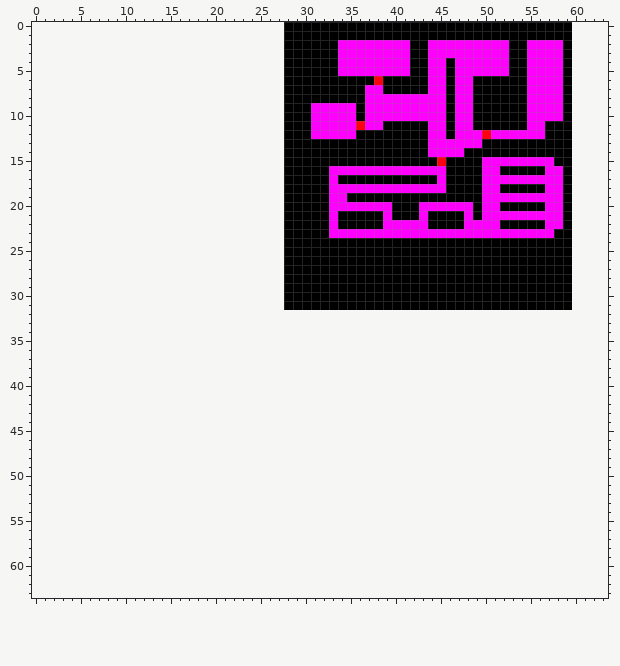
Pixel-art sprite: res/bitmaps/level1.png. Above, as it was before the edit.
The file is 32x32 pixels. The old version is drawn lined up with the new one, on the new canvas.
After:
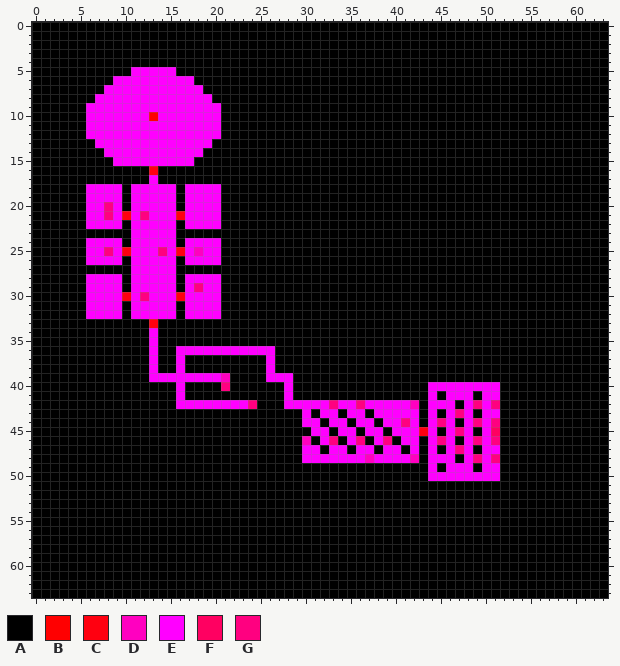
Palette (. is transparent): A #000000  B #ff0001  C #ff0010  D #ff00c0  E #ff00ff  F #ff0061  G #ff0080
Edits made:
canvas 32x32 -> 64x64, the old top-left corner now at 28,0
Changed rows in their new state; - is an unchanged pixel.
first column x 0:
 0 AAAAAAAAAAAAAAAAAAAAAAAAAAAA--------------------------------AAAA
 1 AAAAAAAAAAAAAAAAAAAAAAAAAAAA--------------------------------AAAA
 2 AAAAAAAAAAAAAAAAAAAAAAAAAAAA------AAAAAAAA--AAAAAAAAA--AAAA-AAAA
 3 AAAAAAAAAAAAAAAAAAAAAAAAAAAA------AAAAAAAA--AAAAAAAAA--AAAA-AAAA
 4 AAAAAAAAAAAAAAAAAAAAAAAAAAAA------AAAAAAAA--AA-AAAAAA--AAAA-AAAA
 5 AAAAAAAAAAAEEEEEAAAAAAAAAAAA------AAAAAAAA--AA-AAAAAA--AAAA-AAAA
 6 AAAAAAAAAEEEEEEEEEAAAAAAAAAA----------A-----AA-AA------AAAA-AAAA
 7 AAAAAAAAEEEEEEEEEEEAAAAAAAAA---------AA-----AA-AA------AAAA-AAAA
 8 AAAAAAAEEEEEEEEEEEEEAAAAAAAA---------AAAAAAAAA-AA------AAAA-AAAA
 9 AAAAAAEEEEEEEEEEEEEEEAAAAAAA---AAAAA-AAAAAAAAA-AA------AAAA-AAAA
10 AAAAAAEEEEEEEBEEEEEEEAAAAAAA---AAAAA-AAAAAAAAA-AA------AAAA-AAAA
11 AAAAAAEEEEEEEEEEEEEEEAAAAAAA---AAAAAAAA-----AA-AA------AA---AAAA
12 AAAAAAEEEEEEEEEEEEEEEAAAAAAA---AAAAA--------AA-AAAAAAAAAA---AAAA
13 AAAAAAAEEEEEEEEEEEEEAAAAAAAA----------------AAAAAA----------AAAA
14 AAAAAAAAEEEEEEEEEEEAAAAAAAAA----------------AAAA------------AAAA
15 AAAAAAAAAEEEEEEEEEAAAAAAAAAA-----------------A----AAAAAAAA--AAAA
16 AAAAAAAAAAAAACAAAAAAAAAAAAAA-----AAAAAAAAAAAAA----AA-----AA-AAAA
17 AAAAAAAAAAAAAEAAAAAAAAAAAAAA-----A-----------A----AAAAAAAAA-AAAA
18 AAAAAAEEEEAEEEEEAEEEEAAAAAAA-----AAAAAAAAAAAAA----AA-----AA-AAAA
19 AAAAAAEEEEAEEEEEAEEEEAAAAAAA-----AA---------------AAAAAAAAA-AAAA
20 AAAAAAEEGEAEEEEEAEEEEAAAAAAA-----AAAAAAA---AAAAAA-AA-----AA-AAAA
21 AAAAAAEEGECEGEEECEEEEAAAAAAA-----A-----A---A----A-AAAAAAAAA-AAAA
22 AAAAAAEEEEAEEEEEAEEEEAAAAAAA-----A-----AAAAA----AAAA-----AA-AAAA
23 AAAAAAAAAAAEEEEEAAAAAAAAAAAA-----AAAAAAAAAAAAAAAAAAAAAAAAA--AAAA
24 AAAAAAEEEEAEEEEEAEEEEAAAAAAA--------------------------------AAAA
25 AAAAAAEEGECEEEGECEDEEAAAAAAA--------------------------------AAAA
26 AAAAAAEEEEAEEEEEAEEEEAAAAAAA--------------------------------AAAA
27 AAAAAAAAAAAEEEEEAAAAAAAAAAAA--------------------------------AAAA
28 AAAAAAEEEEAEEEEEAEEEEAAAAAAA--------------------------------AAAA
29 AAAAAAEEEEAEEEEEAEGEEAAAAAAA--------------------------------AAAA
30 AAAAAAEEEECEGEEECEEEEAAAAAAA--------------------------------AAAA
31 AAAAAAEEEEAEEEEEAEEEEAAAAAAA--------------------------------AAAA
32 AAAAAAEEEEAEEEEEAEEEEAAAAAAAAAAAAAAAAAAAAAAAAAAAAAAAAAAAAAAAAAAA
33 AAAAAAAAAAAAACAAAAAAAAAAAAAAAAAAAAAAAAAAAAAAAAAAAAAAAAAAAAAAAAAA
34 AAAAAAAAAAAAAEAAAAAAAAAAAAAAAAAAAAAAAAAAAAAAAAAAAAAAAAAAAAAAAAAA
35 AAAAAAAAAAAAAEAAAAAAAAAAAAAAAAAAAAAAAAAAAAAAAAAAAAAAAAAAAAAAAAAA
36 AAAAAAAAAAAAAEAAEEEEEEEEEEEAAAAAAAAAAAAAAAAAAAAAAAAAAAAAAAAAAAAA
37 AAAAAAAAAAAAAEAAEAAAAAAAAAEAAAAAAAAAAAAAAAAAAAAAAAAAAAAAAAAAAAAA
38 AAAAAAAAAAAAAEAAEAAAAAAAAAEAAAAAAAAAAAAAAAAAAAAAAAAAAAAAAAAAAAAA
39 AAAAAAAAAAAAAEEEEEEEEDAAAAEEEAAAAAAAAAAAAAAAAAAAAAAAAAAAAAAAAAAA
40 AAAAAAAAAAAAAAAAEAAAAGAAAAAAEAAAAAAAAAAAAAAAEEEEEEEEAAAAAAAAAAAA
41 AAAAAAAAAAAAAAAAEAAAAAAAAAAAEAAAAAAAAAAAAAAAEAEEEAEEAAAAAAAAAAAA
42 AAAAAAAAAAAAAAAAEEEEEEEEGAAAEEEEEGEEGEEEEEDAEEEAEGEGAAAAAAAAAAAA
43 AAAAAAAAAAAAAAAAAAAAAAAAAAAAAAEAEEAEEAEEEEEAEAEGEAEEAAAAAAAAAAAA
44 AAAAAAAAAAAAAAAAAAAAAAAAAAAAAAEEAEEAEEAEEGEAEGEAEGEGAAAAAAAAAAAA
45 AAAAAAAAAAAAAAAAAAAAAAAAAAAAAAAEEAEEAEEAEEECEAEGEAEFAAAAAAAAAAAA
46 AAAAAAAAAAAAAAAAAAAAAAAAAAAAAADAEGAEGAEGAEEAEGEAEGEGAAAAAAAAAAAA
47 AAAAAAAAAAAAAAAAAAAAAAAAAAAAAAEEAEEAEEAEEAEAEAEGEAEEAAAAAAAAAAAA
48 AAAAAAAAAAAAAAAAAAAAAAAAAAAAAAEEEEEEEDEEEEDAEEEAEGEGAAAAAAAAAAAA
49 AAAAAAAAAAAAAAAAAAAAAAAAAAAAAAAAAAAAAAAAAAAAEAEEEAEEAAAAAAAAAAAA
50 AAAAAAAAAAAAAAAAAAAAAAAAAAAAAAAAAAAAAAAAAAAAEEEEEEEEAAAAAAAAAAAA
51 AAAAAAAAAAAAAAAAAAAAAAAAAAAAAAAAAAAAAAAAAAAAAAAAAAAAAAAAAAAAAAAA
52 AAAAAAAAAAAAAAAAAAAAAAAAAAAAAAAAAAAAAAAAAAAAAAAAAAAAAAAAAAAAAAAA
53 AAAAAAAAAAAAAAAAAAAAAAAAAAAAAAAAAAAAAAAAAAAAAAAAAAAAAAAAAAAAAAAA
54 AAAAAAAAAAAAAAAAAAAAAAAAAAAAAAAAAAAAAAAAAAAAAAAAAAAAAAAAAAAAAAAA
55 AAAAAAAAAAAAAAAAAAAAAAAAAAAAAAAAAAAAAAAAAAAAAAAAAAAAAAAAAAAAAAAA
56 AAAAAAAAAAAAAAAAAAAAAAAAAAAAAAAAAAAAAAAAAAAAAAAAAAAAAAAAAAAAAAAA
57 AAAAAAAAAAAAAAAAAAAAAAAAAAAAAAAAAAAAAAAAAAAAAAAAAAAAAAAAAAAAAAAA
58 AAAAAAAAAAAAAAAAAAAAAAAAAAAAAAAAAAAAAAAAAAAAAAAAAAAAAAAAAAAAAAAA
59 AAAAAAAAAAAAAAAAAAAAAAAAAAAAAAAAAAAAAAAAAAAAAAAAAAAAAAAAAAAAAAAA
60 AAAAAAAAAAAAAAAAAAAAAAAAAAAAAAAAAAAAAAAAAAAAAAAAAAAAAAAAAAAAAAAA
61 AAAAAAAAAAAAAAAAAAAAAAAAAAAAAAAAAAAAAAAAAAAAAAAAAAAAAAAAAAAAAAAA
62 AAAAAAAAAAAAAAAAAAAAAAAAAAAAAAAAAAAAAAAAAAAAAAAAAAAAAAAAAAAAAAAA
63 AAAAAAAAAAAAAAAAAAAAAAAAAAAAAAAAAAAAAAAAAAAAAAAAAAAAAAAAAAAAAAAA
Where, in picture pixels (left, top, right, bottom), the same in both pictures:
changed: (32, 22, 608, 598)
